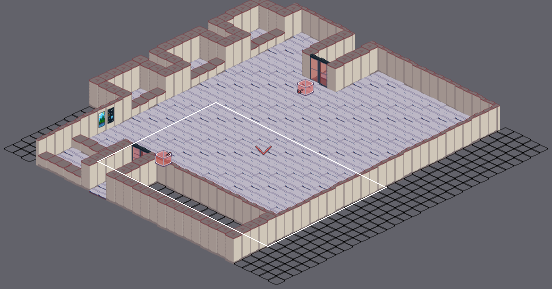
Two states of a Tiled map, scratch/floor2-cafeteria.tmx. Above: a wide view before the commit, with the close-up outlined.
Close-up. First the earlier version:
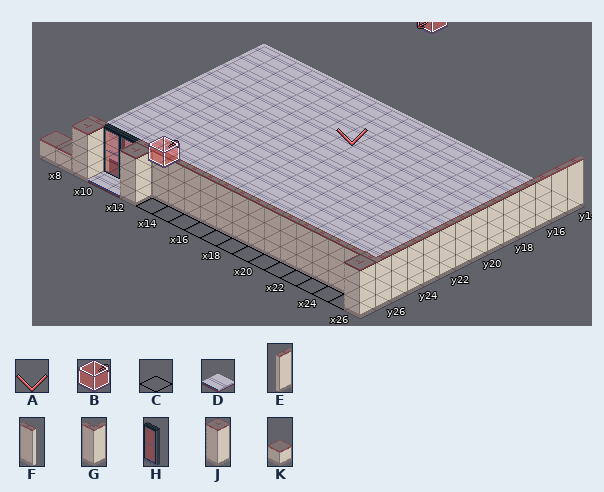
Cells are 32x16 px. Isometric: x runs down to the right, y down to the left. Shown: x 7..26, y 14..27. The commit also changed other parts of the map, which this record leaves out.
Key: from "control": A 1, B 7; from "floors": C 0, D 1; from "walls": E 0, F 1, G 2, H 14, J 15, K 16.
_ is an empty cell.
Objects are placed by the point they stand on, in cells (3,4 is the top-left corner of cell 3,4); size is 1x1 cell unless given.
Layer "Tiles" before, first column x 7:
14 DDDDDDDDDDDDDDDDDDDE
15 DDDDDDDDDDDDDDDDDDDE
16 DDDDDDDDDDDDDDDDDDDE
17 DDDDDDDDDDDDDDDDDDDE
18 DDDDDDDDDDDDDDDDDDDE
19 DDDDDDDDDDDDDDDDDDDE
20 DDDDDDDDDDDDDDDDDDDE
21 DDDDDDDDDDDDDDDDDDDE
22 DDDDDDDDDDDDDDDDDDDE
23 DDDDDDDDDDDDDDDDDDDE
24 DDDDDDDDDDDDDDDDDDDE
25 DDDDDDDDDDDDDDDDDDDE
26 DDFHHFFFFFFFFFFFFFFG
27 KKJDDJCCCCCCCCCCCCCJ
Objects on layer "Objects" before:
A "MarkerPlayer" at 16,17.5 size 1x2
B "MarkerDoorSouth" at 11.5,24.8 size 1x2
After:
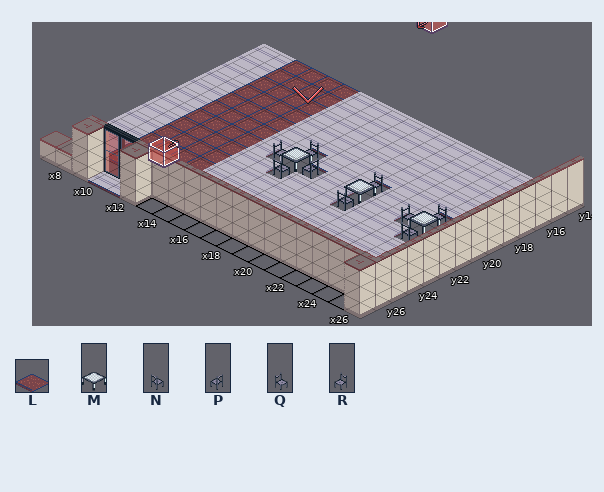
Further tiles: from "floors": L 7; from "props": M 14, N 15, P 16, Q 17, R 18.
Edits made:
Layer "Tiles":
y 14..18: x 9..12 DDDD -> LLLL
y 19: x 9..12 DDDD -> LLLL; x 15 D -> R; x 19 D -> R; x 23 D -> R
y 20: x 9..12 DDDD -> LLLL; x 14..16 DDD -> QMP; x 19 D -> M; x 22..24 DDD -> QMP
y 21: x 9..12 DDDD -> LLLL; x 15 D -> N; x 19 D -> N; x 23 D -> N
y 22..23: x 9..12 DDDD -> LLLL
y 24: x 9..10 DD -> LL
y 25: x 9..10 DD -> LL; x 12 D -> L
Layer "Objects":
changed: A "MarkerPlayer" at 16,17.5 size 1x2 -> A "MarkerPlayer" at 12,16.2 size 1x2
Boxes around the changes in both close-ups, in picture pixels (x1, y1, x2, y2):
changed: (109, 60, 453, 242)
